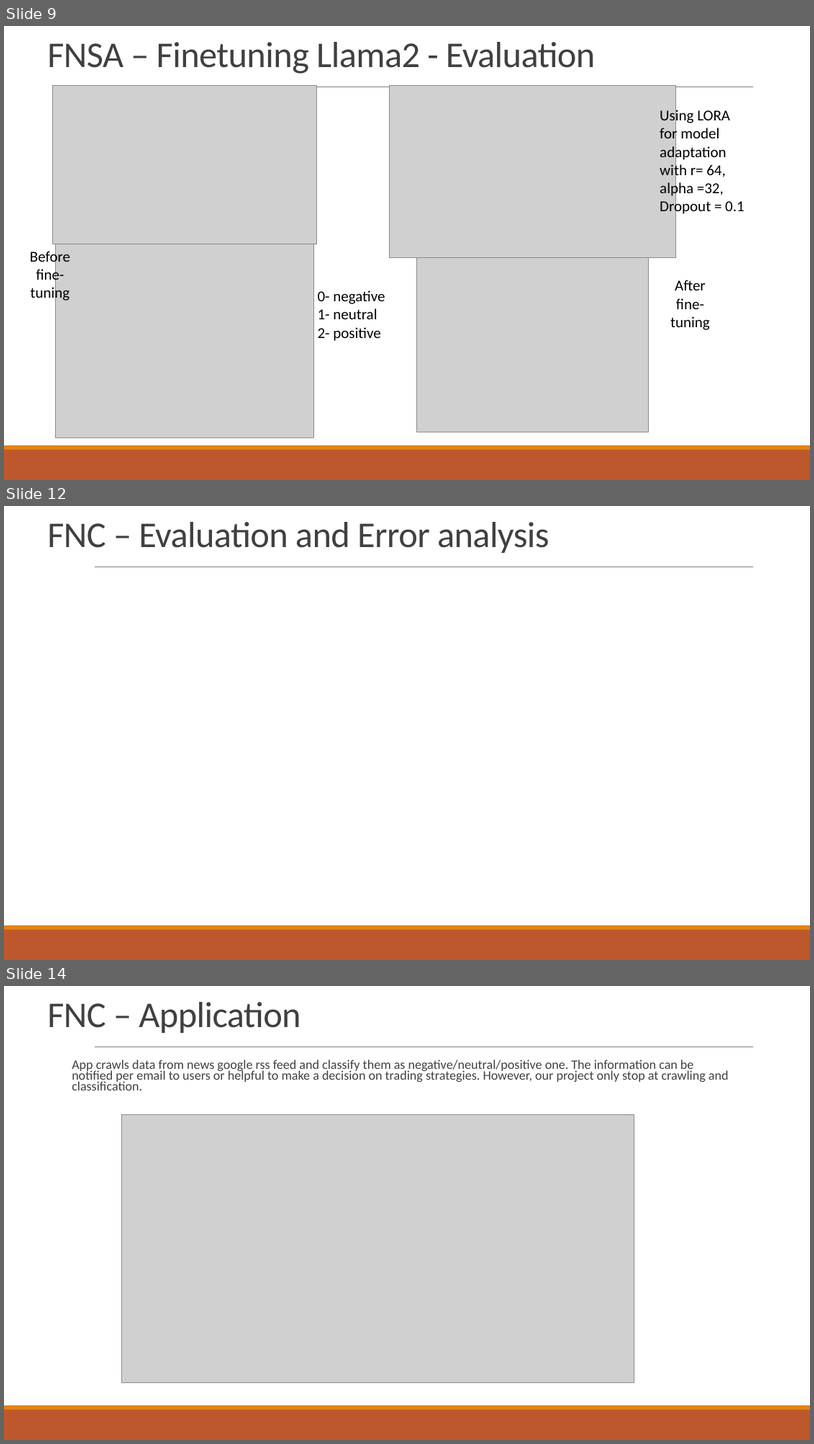
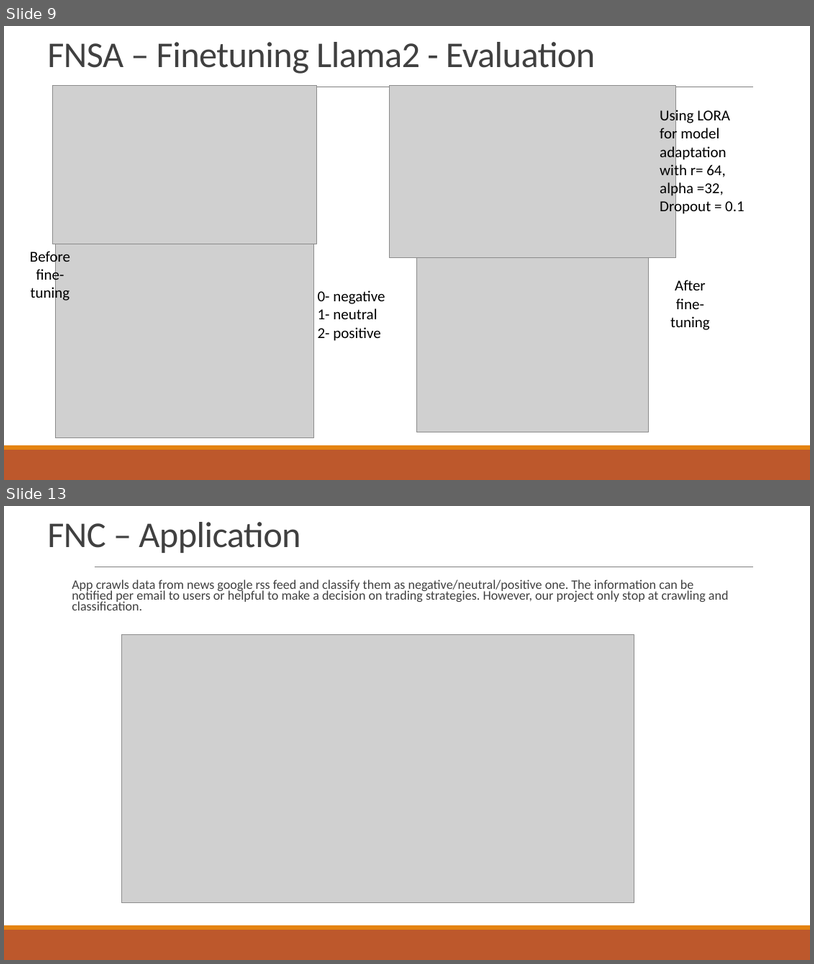
Before and after one commit to vinhnxuan/fin-news-classification, a slide deck: FNC-Report.pptx. Shown one above the other, each under a label of ours: slides 9, 12 and 14 before the commit, slides 9 and 13 after it; the slides between them are not shown. The pictures are 814x1444 and 814x964 pixels, drawn with LibreOffice and Linux fonts; fonts in the diff are those of the drawing; grey boxes stand for pictures. Boxes give left, top, right and bottom in pixels: in the first picture for what was removed or moved away, otherwise in the second. Text is boxed around its words. In the diff, an @@ line names an element or a change of style, - is before the commit and + after.

```diff
--- a/FNC-Report.pptx
+++ b/FNC-Report.pptx
@@ slide 12 removed at (x1=4, y1=506, x2=810, y2=960), background #FFFFFF; not listed: 3 template elements that a slide beside it also shows @@
@@ title removed at (x1=47, y1=522, x2=549, y2=553) @@
-FNC – Evaluation and Error analysis
@@ what was slide 14 is now slide 13 @@
```
Also in this commit, not shown: 3 slides changed, 6 other files.
